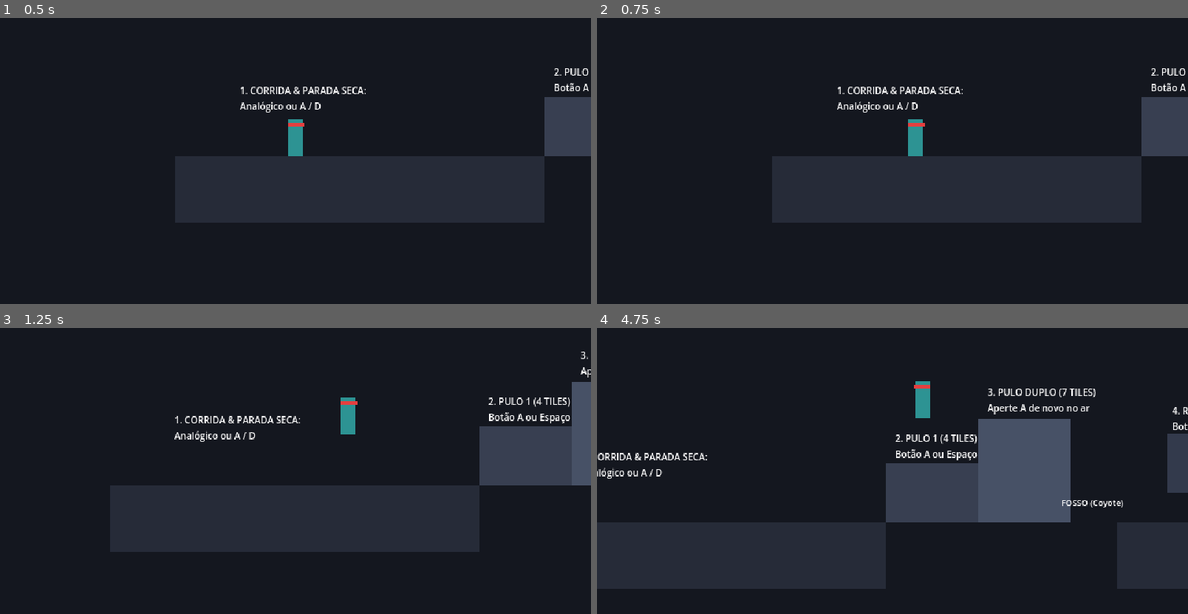
Above: before the commit, frames 1-4 (two rows, left to right).
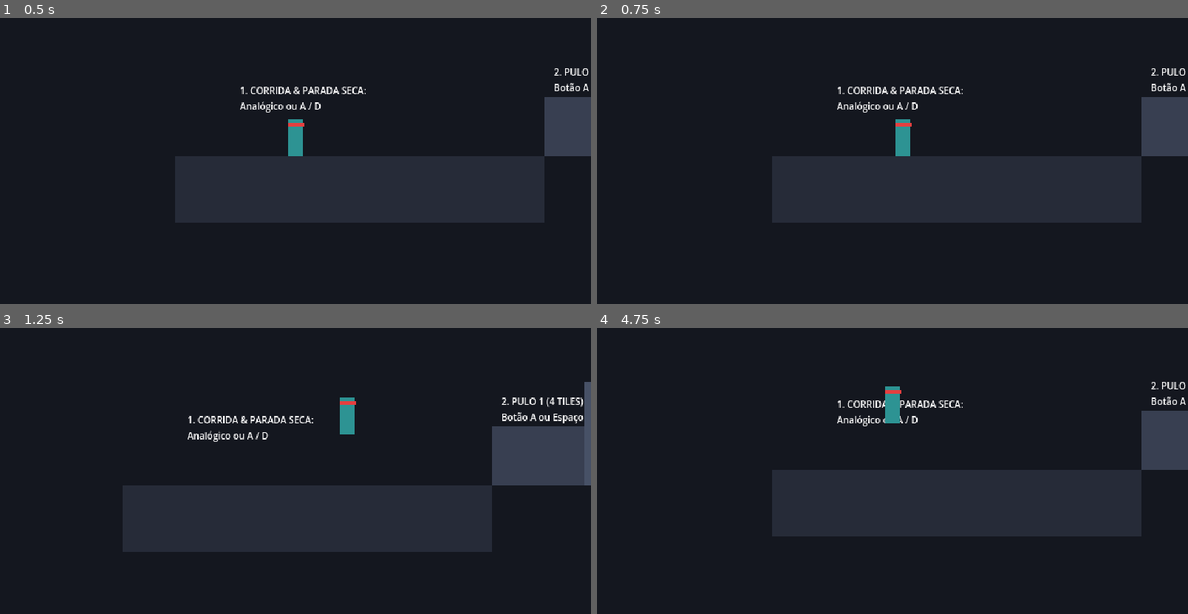
Above: after the commit, the same moments.

Repository: Theadrill/Godot-Roguelike-Prototype
Game: Godot game, scene res://src/world/movement_gym.tscn
The game is run twice, just before and just after one commit, with the same random seed, the same clock (stepped at 60 frames per second) and the same inputs.
Inputs (mouse positions are in pixels of both pictures, inside the frame that each line leads up to):
- Up to frame 1 (0.5 s): no input
- Up to frame 2 (0.75 s): tap A (move_left) at 0.5 s; move the mouse to (1022, 120) at 0.52 s; hold D (move_right) from 0.53 s (still down); tap R at 0.6 s; click (1022, 120) at 0.67 s
- Up to frame 3 (1.25 s): keep holding D (move_right); tap Space (jump) at 0.77 s
- Up to frame 4 (4.75 s): tap A (move_left) at 1.25, 2, 3.5, 4.25 s; move the mouse to (774, 465) at 1.27 s; click (774, 465) at 1.35 s; tap Space (jump) at 1.52, 3.02, 3.77, 4.52 s; tap R at 1.55, 2.3, 3.05, 3.6, 4.35 s; move the mouse to (951, 373) at 2.02 s; release D (move_right) at 2.03 s; hold A (move_left) 2.03-2.78 s; right-click (951, 373) at 2.1 s; move the mouse to (862, 513) at 2.77 s; hold D (move_right) 2.78-4.28 s; tap Shift (roll) at 2.85 s; click (862, 513) at 2.92 s; move the mouse to (1069, 496) at 3.52 s; move the mouse to (715, 396) at 4.27 s; hold A (move_left) from 4.28 s (still down)

Frame 1 is identical in both runs. In frame 2, 0.6% of the frame differs, in the area x 50-56%, y 35-49%; in frame 3, 3.0%; in frame 4, 33%, in the area x 0-100%, y 18-92%.

Commit message:
feat(debug): enable instant scene reload with R, F5, or Select/Back on gamepad

Diff:
--- a/src/core/input_setup.gd
+++ b/src/core/input_setup.gd
@@ -1,7 +1,11 @@
 extends Node
 
-## Ensures default keyboard and gamepad actions are mapped cleanly.
+## Ensures default keyboard and gamepad actions are mapped cleanly,
+## and provides quick debug reload (R, F5, or Select/Back on gamepad).
+
 func _ready() -> void:
+	process_mode = Node.PROCESS_MODE_ALWAYS
+
 	_register_action("move_left", [
 		_create_key_event(KEY_A),
 		_create_key_event(KEY_LEFT),
@@ -41,6 +45,15 @@
 		_create_joy_button_event(JOY_BUTTON_Y)
 	])
 
+func _unhandled_input(event: InputEvent) -> void:
+	# Quick reload inside game window: R, F5, or Select/Back on Gamepad
+	if event is InputEventKey and event.is_pressed() and not event.is_echo():
+		if event.physical_keycode == KEY_R or event.physical_keycode == KEY_F5:
+			get_tree().reload_current_scene()
+	elif event is InputEventJoypadButton and event.is_pressed():
+		if event.button_index == JOY_BUTTON_BACK: # Botão Select / View / Share
+			get_tree().reload_current_scene()
+
 func _register_action(action_name: StringName, default_events: Array[InputEvent]) -> void:
 	if not InputMap.has_action(action_name):
 		InputMap.add_action(action_name)
